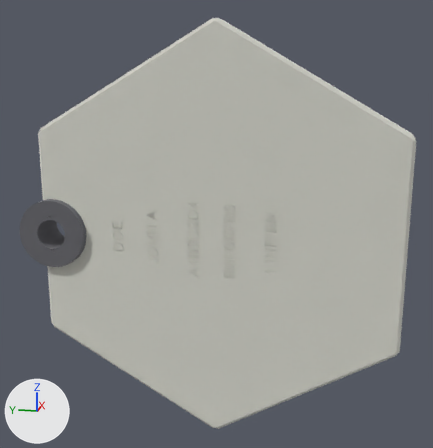
Renders of the glTF model public/models/card-nfc.gltf from each side of a commit.
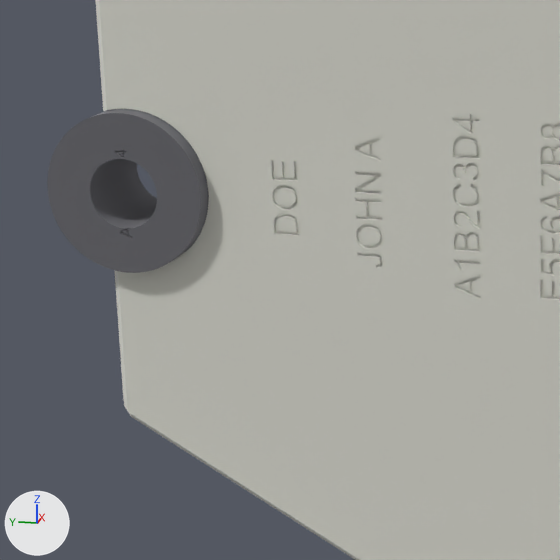
Each version is shown whole from a camera (50 mm lens) standing at (-0.0672, -0.0129, 0.0179) and looking at (-0.0012, 0.0003, 0.0014), then close up on the part from 0% to 54% of the width and 34% to 86% of the height. The lights are fixed; the arrows at lower left show +X, +Y and +Z. The older version's two pictures come first. Where no turn or scale is listed for an object, it has been applied to the vertices. Vertices at exactly the same position are counted once.

The older version as bpy lines, for what is in view:
```python
me_mesh_0 = bpy.data.meshes.new('Mesh_0')
me_mesh_0.from_pydata(...)  # 17985 vertices, 35966 faces; spans x -0.0035..0.0, y -0.0208..0.0208, z -0.0238..0.0238
me_mesh_0.materials.append(mat_mat_0)  # white #edede8
me_mesh_4 = bpy.data.meshes.new('Mesh_4')
me_mesh_4.from_pydata(...)  # 624 vertices, 1248 faces; spans x -0.0051..0.0, y -0.004..0.004, z -0.004..0.004
me_mesh_4.materials.append(mat_mat_3)  # grey #99999e
ob_mesh_0 = bpy.data.objects.new('Mesh_0', me_mesh_0)
ob_mesh_0.location = (0.0, 0.0, 0.0)
ob_mesh_4 = bpy.data.objects.new('Mesh_4', me_mesh_4)
ob_mesh_4.location = (0.0008, 0.0194, 0.0)
```
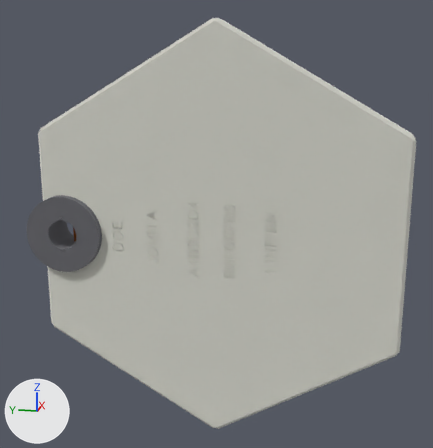
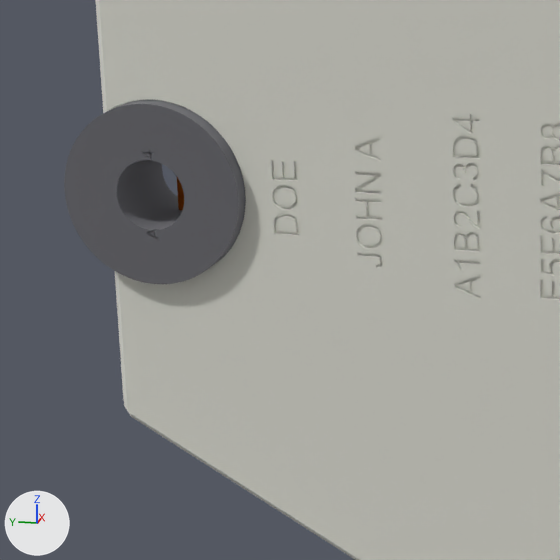
The change, as a diff of the scene's bpy script:
```diff
--- a/public/models/card-nfc.gltf.py
+++ b/public/models/card-nfc.gltf.py
@@ me_mesh_0 @@
 # used by ob_mesh_0; location = (0.0, 0.0, 0.0)
-me_mesh_0.from_pydata(...)  # 17985 vertices, 35966 faces; spans x -0.0035..0.0, y -0.0208..0.0208, z -0.0238..0.0238
+me_mesh_0.from_pydata(...)  # 18091 vertices, 36182 faces; spans x -0.0035..0.0, y -0.0208..0.0208, z -0.0238..0.0238
+# me_mesh_0 part 1: 301 vertices moved from x -0.0035..0.0, y 0.0154..0.0208, z -0.004..0.0041 to x -0.0035..0.0, y 0.0135..0.0208, z -0.0045..0.0045; 201 vertices removed from x -0.0035..0.0, y 0.0154..0.0208, z -0.0041..0.004; 307 vertices added at x -0.0035..0.0, y 0.0135..0.0208, z -0.0045..0.0045
+# other edits to the shape of me_mesh_0 do not show in these pictures
 me_mesh_0.materials.append(mat_mat_0)
@@ me_mesh_4 @@
 # used by ob_mesh_4; location = (0.0008, 0.0194, 0.0)
-me_mesh_4.from_pydata(...)  # 624 vertices, 1248 faces; spans x -0.0051..0.0, y -0.004..0.004, z -0.004..0.004
+me_mesh_4.from_pydata(...)  # 624 vertices, 1248 faces; spans x -0.0051..0.0, y -0.0045..0.0045, z -0.0045..0.0045
+# me_mesh_4 part 2: 126 of the vertices in x -0.0051, y -0.004..0.004, z -0.004..0.004 are multiplied about their middle by the matrix ((1.0, 0.0, 0.0), (0.0, 1.125, 0.0), (0.0, 0.0, 1.125))
+# me_mesh_4 part 3: 126 of the vertices in x 0.0, y -0.004..0.004, z -0.004..0.004 are multiplied about their middle by the matrix ((1.0, 0.0, 0.0), (0.0, 1.125, 0.0), (0.0, 0.0, 1.125))
 me_mesh_4.materials.append(mat_mat_3)
@@ ob_mesh_4 @@
 ob_mesh_4 = bpy.data.objects.new('Mesh_4', me_mesh_4)
-ob_mesh_4.location = (0.0008, 0.0194, 0.0)
+ob_mesh_4.location = (0.0008, 0.018, 0.0)
```

Boxes (x1, y1, x2, y2) around the edits, measured in the close-ups (560 x 560 px; the box of a moved part takes in the faces that stretch with it):
'Mesh_4', reshaped, moved (12% wider, 12% taller)
    before: (47, 109, 209, 273)
    after: (64, 100, 246, 284)
part 1 of me_mesh_0, moved or reshaped
    before: (96, 0, 274, 413)
    after: (96, 0, 380, 413)
part 2 of me_mesh_4, moved or reshaped
    before: (88, 113, 195, 273)
    after: (88, 104, 238, 284)
part 3 of me_mesh_4, moved or reshaped (mostly hidden)
    before: (92, 109, 209, 259)
    after: (116, 100, 246, 269)
